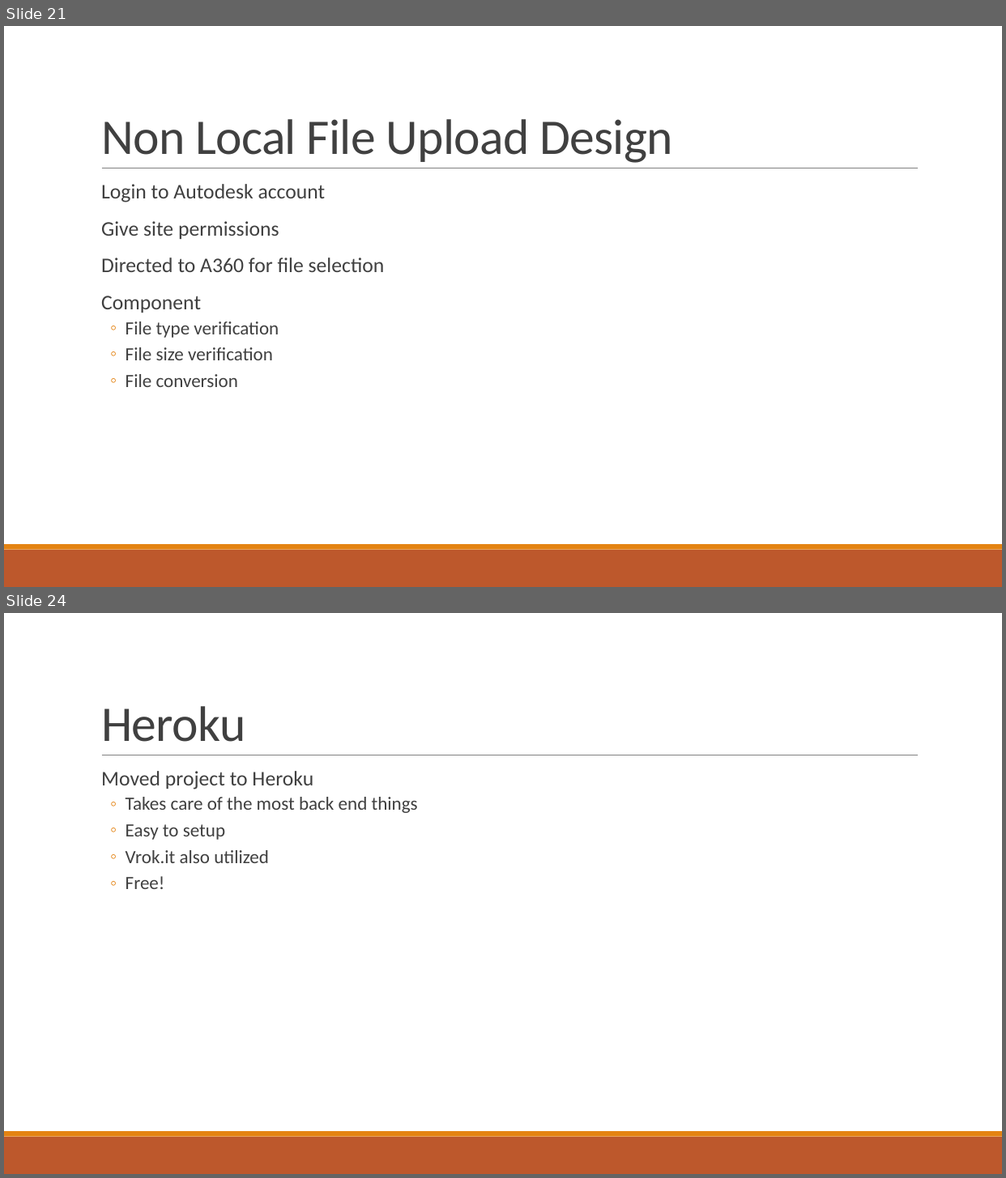
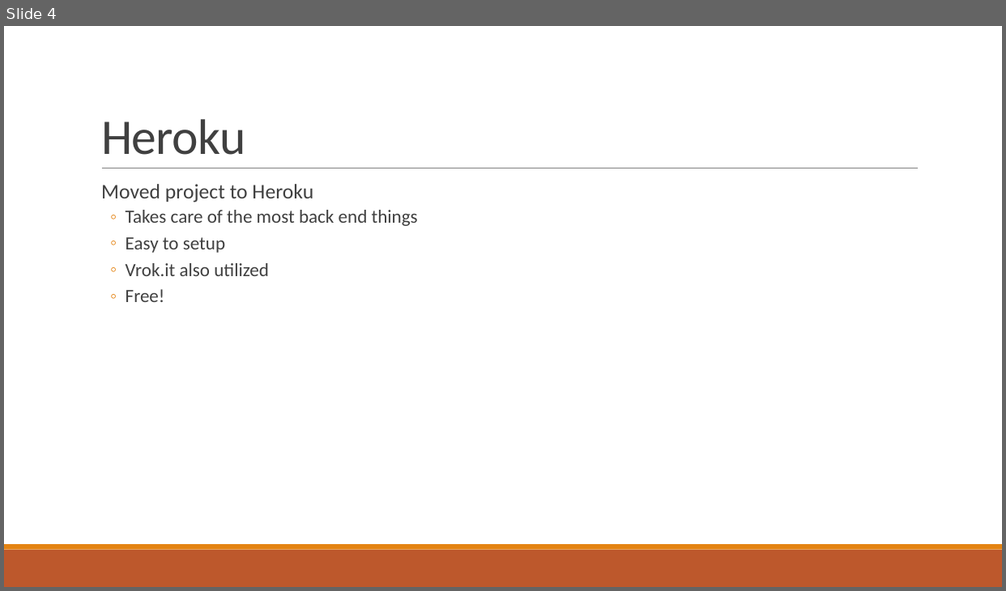
Before and after one commit to gonsalvg/Capstone-Forge-App, a slide deck: Project Documents/Progress Report 2/Progress report.pptx. Shown one above the other, each under a label of ours: slides 21 and 24 before the commit, slide 4 after it; the slides between them are not shown. The pictures are 1006x1178 and 1006x591 pixels, drawn with LibreOffice and Linux fonts; fonts in the diff are those of the drawing. Boxes give left, top, right and bottom in pixels: in the first picture for what was removed or moved away, otherwise in the second. Text is boxed around its words. In the diff, an @@ line names an element or a change of style, - is before the commit and + after.

```diff
--- a/Project Documents/Progress Report 2/Progress report.pptx
+++ b/Project Documents/Progress Report 2/Progress report.pptx
@@ slide 21 removed at [4,26,1002,587], background #FFFFFF; not listed: 3 template elements that a slide beside it also shows @@
@@ title removed at [101,119,673,163] @@
-Non Local File Upload Design
@@ text removed at [101,184,385,387] @@
-  Login to Autodesk account
-  Give site permissions
-  Directed to A360 for file selection
-  Component
-  ◦ File type verification
-  ◦ File size verification
-  ◦ File conversion
@@ what was slide 24 is now slide 4 @@
```
Also in this commit, not shown: 19 other slides removed.
